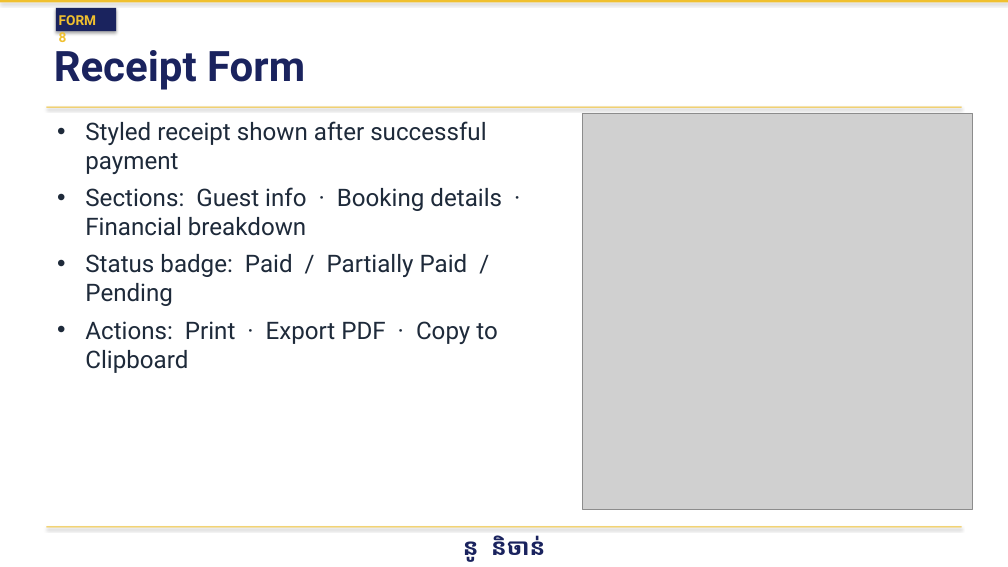
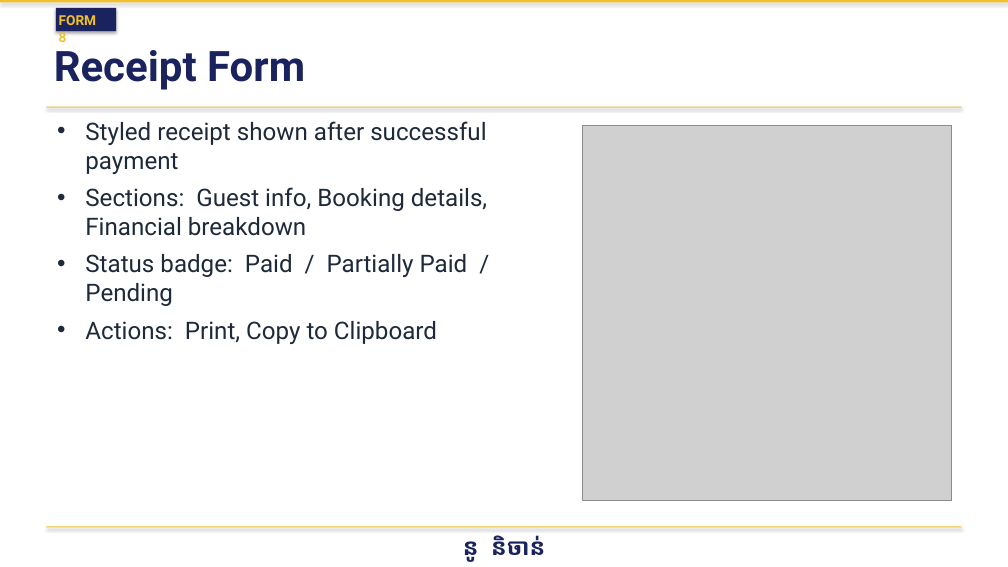
Before and after one commit to Vireakrom/hotel-management-system-OOAD, a slide deck: slide 11 of Documentation/HotelManagementSystem.pptx. Drawn at 1008x567 pixels with LibreOffice and Linux fonts; fonts in the diff are those of the drawing; grey boxes stand for pictures. Boxes give left, top, right and bottom in pixels: in the first picture for what was removed or moved away, otherwise in the second. Text is boxed around its words. In the diff, an @@ line names an element or a change of style, - is before the commit and + after.

```diff
--- a/Documentation/HotelManagementSystem.pptx
+++ b/Documentation/HotelManagementSystem.pptx
@@ picture: place and size @@
-picture at [582,113,972,509]
+picture at [582,126,952,501]
@@ text at [85,187,487,236]: text changed @@
-• Sections: Guest info · Booking details · Financial breakdown
+• Sections: Guest info, Booking details, Financial breakdown
@@ text at [85,321,437,344]: text changed @@
-• Actions: Print · Export PDF · Copy to Clipboard
+• Actions: Print, Copy to Clipboard
```
Also in this commit, not shown: 13 other slides changed, 13 other files.
